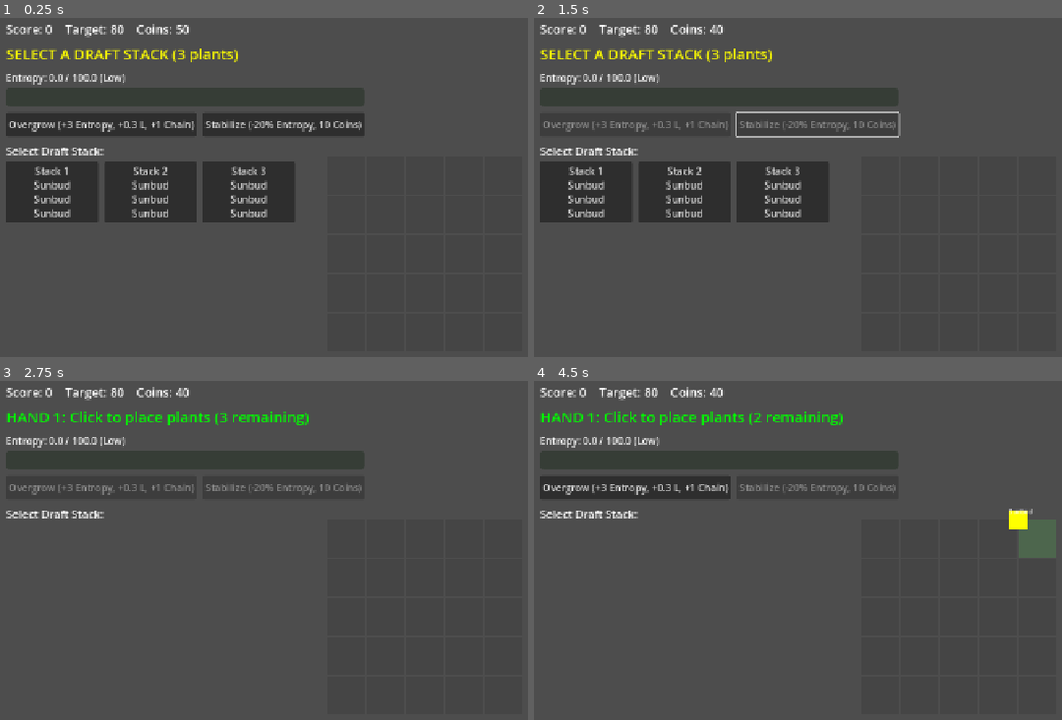
Above: before the commit, frames 1-4 (two rows, left to right).
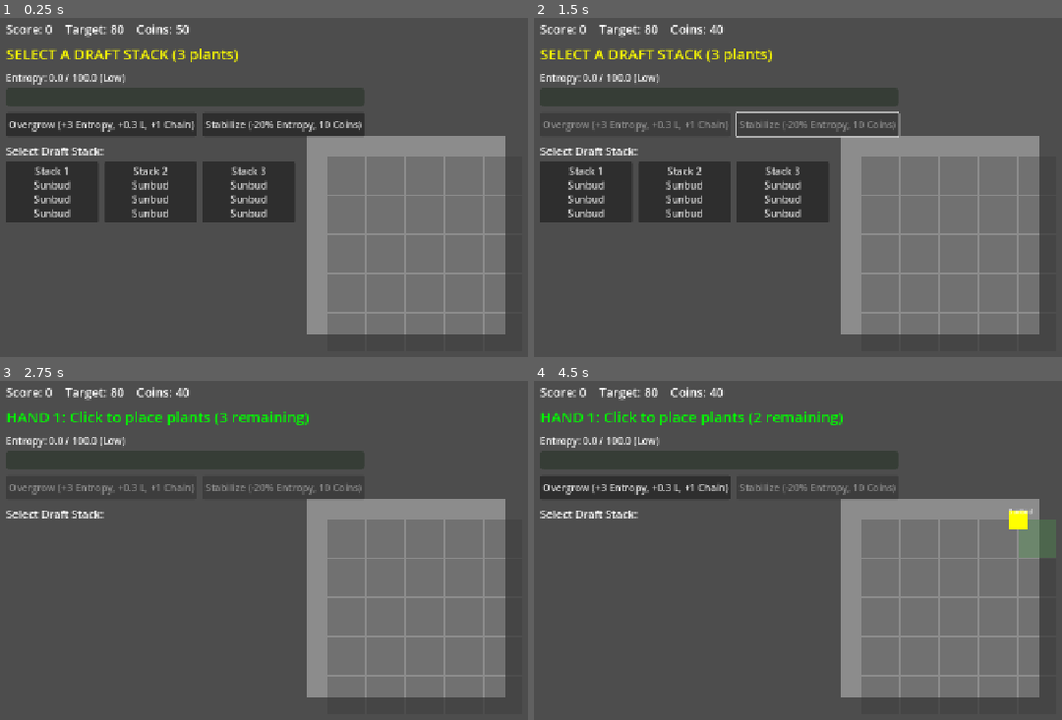
Above: after the commit, the same moments.

Repository: missgun03/garden-of-odds
Game: Godot game, scene res://scenes/Main.tscn
The game is run twice, just before and just after one commit, with the same random seed, the same clock (stepped at 60 frames per second) and the same inputs.
Inputs (mouse positions are in pixels of both pictures, inside the frame that each line leads up to):
- Up to frame 1 (0.25 s): no input
- Up to frame 2 (1.5 s): click "Overgrow (+3 Entropy, +0.3 L,…" at 0.5 s; click "Stabilize (-20% Entropy, 10 C…" at 1.25 s
- Up to frame 3 (2.75 s): click "Stack 1 Sunbud Sunbud Sunbud" at 2 s
- Up to frame 4 (4.5 s): tap Enter at 2.75, 3.5, 4.25 s; move the mouse to (outside the picture) at 2.77 s; click (outside the picture) at 2.92 s; move the mouse to (771, 621) at 3.52 s; click (771, 621) at 3.67 s; move the mouse to (1003, 499) at 4.27 s; click (1003, 499) at 4.42 s

The runs differ from the first frame. In frame 1, 22% of the frame differs, in the area x 58-96%, y 34-94%; in frame 2, 22%; in frame 3, 22%; in frame 4, 22%.

Commit message:
fix: Fix mouse click detection outside board boundaries
Problem found:
Mouse: (484, 446) -> Board local: (-16, 246) -> Grid: (0, 3)
ปัญหา: Mouse X = -16 (นอกกระดาน) แต่ int(-16/64) = 0 ทำให้ผ่าน validation

Fixes:
1. Board._world_to_grid(): ใช้ floor() แทน int() เพื่อให้ค่าติดลบยังเป็นลบ
   - ก่อน: int(-16/64) = int(-0.25) = 0 ✗
   - หลัง: int(floor(-16/64)) = int(-1) = -1 ✓
   - is_position_valid() จะ reject เพราะ -1 < 0

2. Board: เพิ่ม border สีขาวรอบกระดาน (4px) เพื่อแสดงขอบเขตชัดเจน

ตอนนี้:
- คลิกนอกกระดาน → ไม่วางพืช ✓
- คลิกในกระดาน → วางพืชถูกต้อง ✓
- เห็น border ขาวๆ รอบกระดาน ✓

Diff:
--- a/scripts/Board.gd
+++ b/scripts/Board.gd
@@ -21,6 +21,15 @@
 
 ## สร้าง visual grid
 func _setup_grid_visuals() -> void:
+	# สร้าง border รอบกระดาน
+	var border = ColorRect.new()
+	border.size = Vector2(grid_size * cell_size + 4, grid_size * cell_size + 4)
+	border.position = Vector2(-2, -2)
+	border.color = Color(0.8, 0.8, 0.8, 0.5)
+	border.mouse_filter = Control.MOUSE_FILTER_IGNORE
+	add_child(border)
+
+	# สร้าง grid cells
 	for x in range(grid_size):
 		for y in range(grid_size):
 			var pos = Vector2i(x, y)
@@ -43,8 +52,9 @@
 func _world_to_grid(world_pos: Vector2) -> Vector2i:
 	# world position เป็น local position ของ board (relative to board origin)
 	# แปลงเป็น grid index โดยหารด้วย cell_size
-	var grid_x = int(world_pos.x / cell_size)
-	var grid_y = int(world_pos.y / cell_size)
+	# ใช้ floor() เพื่อให้ค่าติดลบยังคงเป็นลบ (ไม่ปัดเป็น 0)
+	var grid_x = int(floor(world_pos.x / cell_size))
+	var grid_y = int(floor(world_pos.y / cell_size))
 	return Vector2i(grid_x, grid_y)
 
 ## ตรวจสอบว่าตำแหน่งถูกต้องหรือไม่
